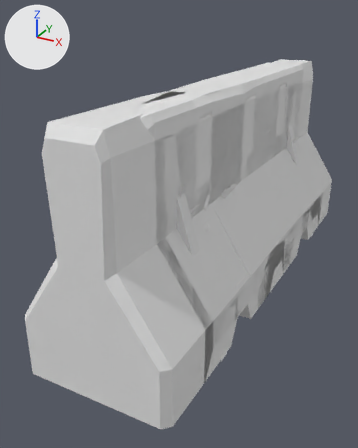
The Blender file models/divider/dividers.blend: old version first, new version second.
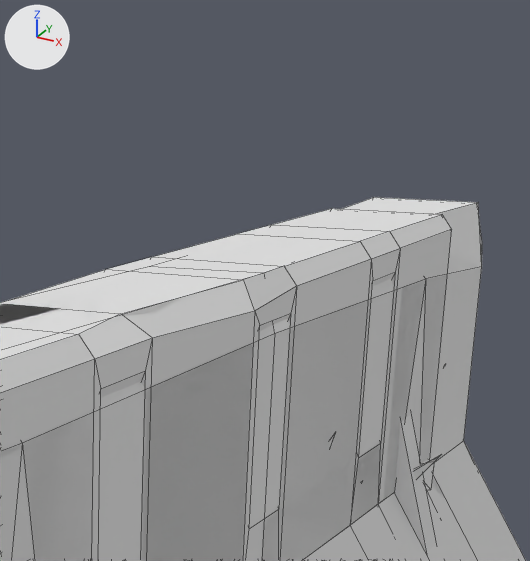
The first picture shows the older version from a 50 mm camera at (0.98, -2.25, 1.34) aimed at (-0.13, -0.23, 0.33). The close-ups show both versions on the part from 47% to 91% of the width and 0% to 38% of the height of that picture; other places that the commit changed are outside them. The lights are fixed; the arrows at upper left show +X, +Y and +Z. The close-ups show mesh edges as thin lines.

In view in the first close-up: 'barricade', 'jersey-barrier-concrete', 'jersey-barrier-plastic'.
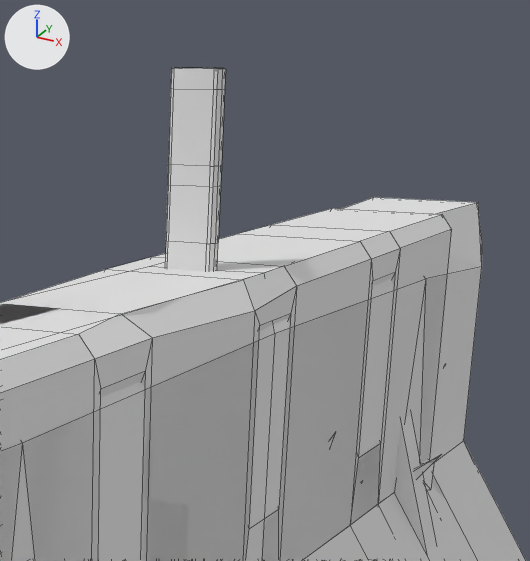
Pixel boxes (x1, y1, x2, y2) of what changed, in the close-ups (530 x 561 px):
'bollard', shown
    after: (165, 68, 226, 271)

The change in detail:
Object 'bollard' (ob_bollard) is now shown.
